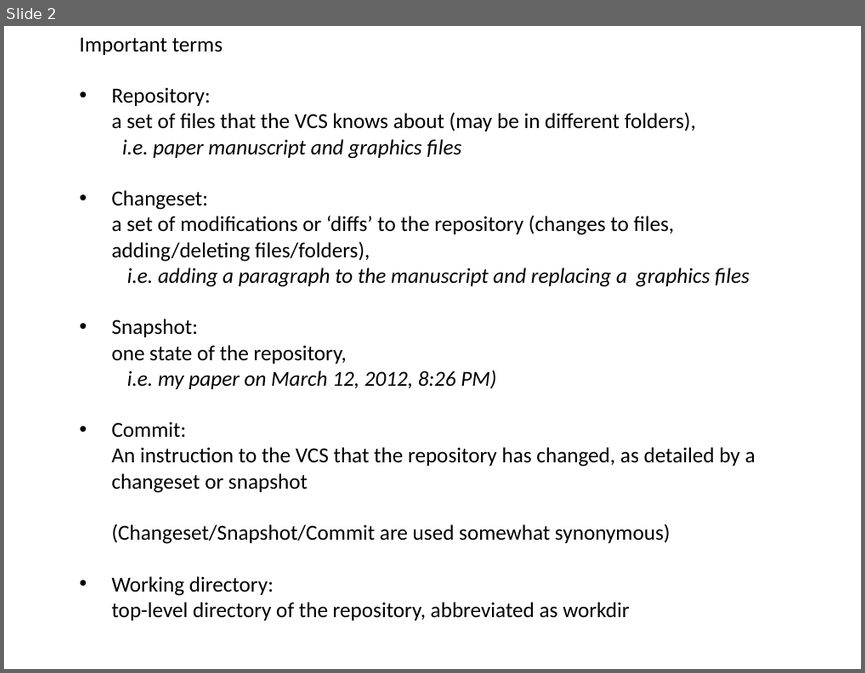
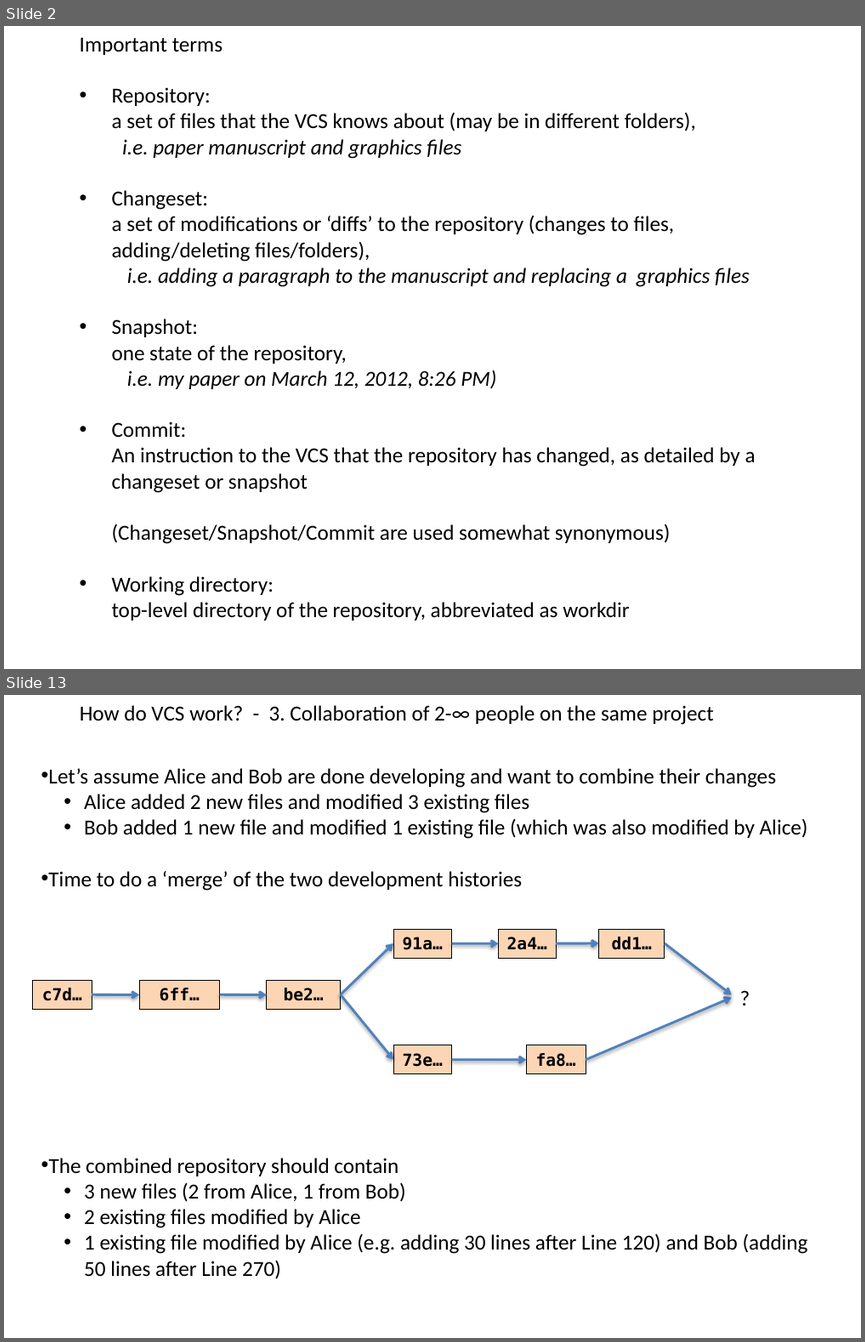
Before and after one commit to flosopher/gittalk, a slide deck: git_python_kurs.pptx. Shown one above the other, each under a label of ours: slide 2 before the commit, slides 2 and 13 after it; the slides between them are not shown. The pictures are 865x673 and 865x1342 pixels, drawn with LibreOffice and Linux fonts; fonts in the diff are those of the drawing. Boxes give left, top, right and bottom in pixels: in the first picture for what was removed or moved away, otherwise in the second. Text is boxed around its words. In the diff, an @@ line names an element or a change of style, - is before the commit and + after.

```diff
--- a/git_python_kurs.pptx
+++ b/git_python_kurs.pptx
@@ slide 13 added at [4, 695, 861, 1338], background #FFFFFF @@
@@ text added at [80, 705, 713, 725], 18 pt, text #000000 @@
+How do VCS work? - 3. Collaboration of 2-∞ people on the same project
@@ text added at [48, 768, 808, 891], 18 pt, text #000000 @@
+• Let’s assume Alice and Bob are done developing and want to combine their changes
+  • Alice added 2 new files and modified 3 existing files
+  • Bob added 1 new file and modified 1 existing file (which was also modified by Alice)
+• Time to do a ‘merge’ of the two development histories
@@ arrow added from (664, 943) to (732, 995), #4F81BD 2 pt @@
@@ arrow added from (585, 1059) to (732, 998), #4F81BD 2 pt @@
@@ text added at [732, 981, 790, 1015], 18 pt, text #000000 @@
+?
@@ group added at [33, 929, 664, 1075]: 8 rectangles, 7 arrows @@
+c7d…
+6ff…
+be2…
+91a…
+2a4…
+dd1…
+73e…
+fa8…
@@ text added at [49, 1157, 808, 1279], 18 pt, text #000000 @@
+• The combined repository should contain
+  • 3 new files (2 from Alice, 1 from Bob)
+  • 2 existing files modified by Alice
+  • 1 existing file modified by Alice (e.g. adding 30 lines after Line 120) and Bob (adding 50 lines after Line 270)
```
Also in this commit, not shown: 8 slides changed, 6 other slides added, 3 slides removed.
